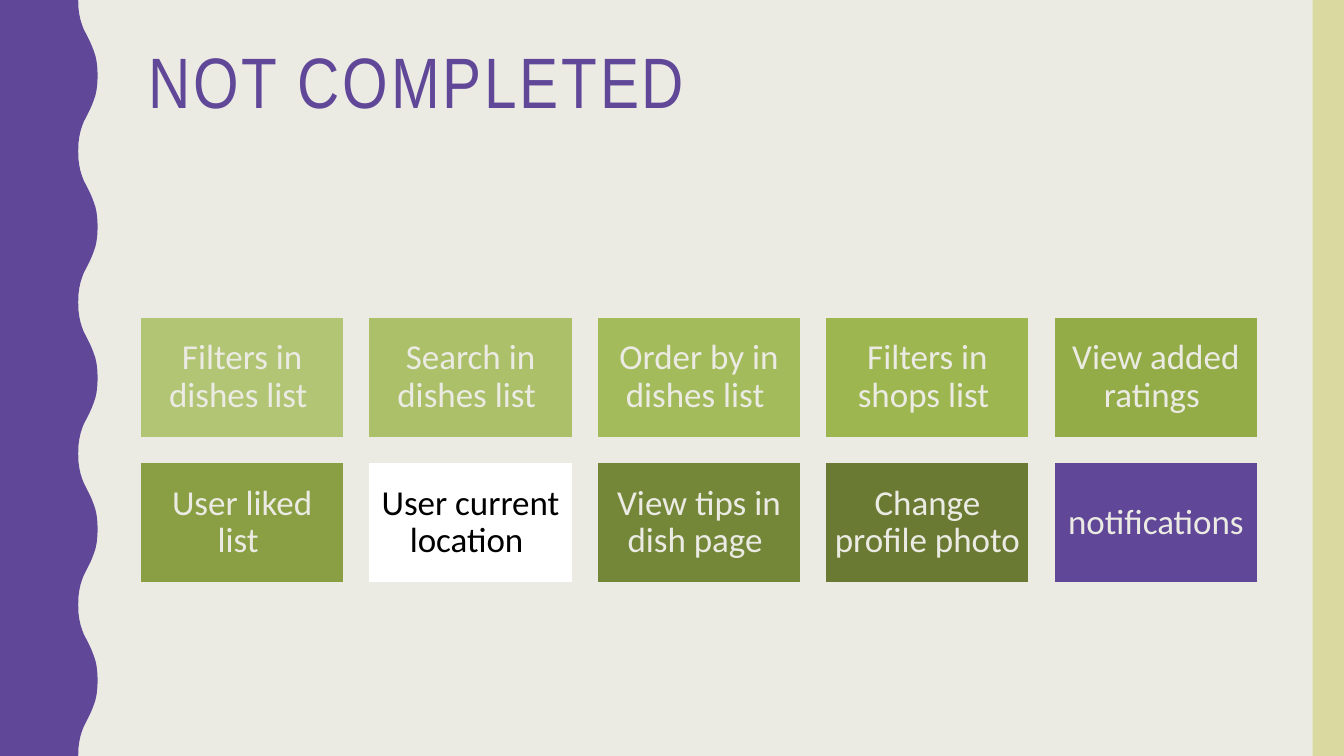
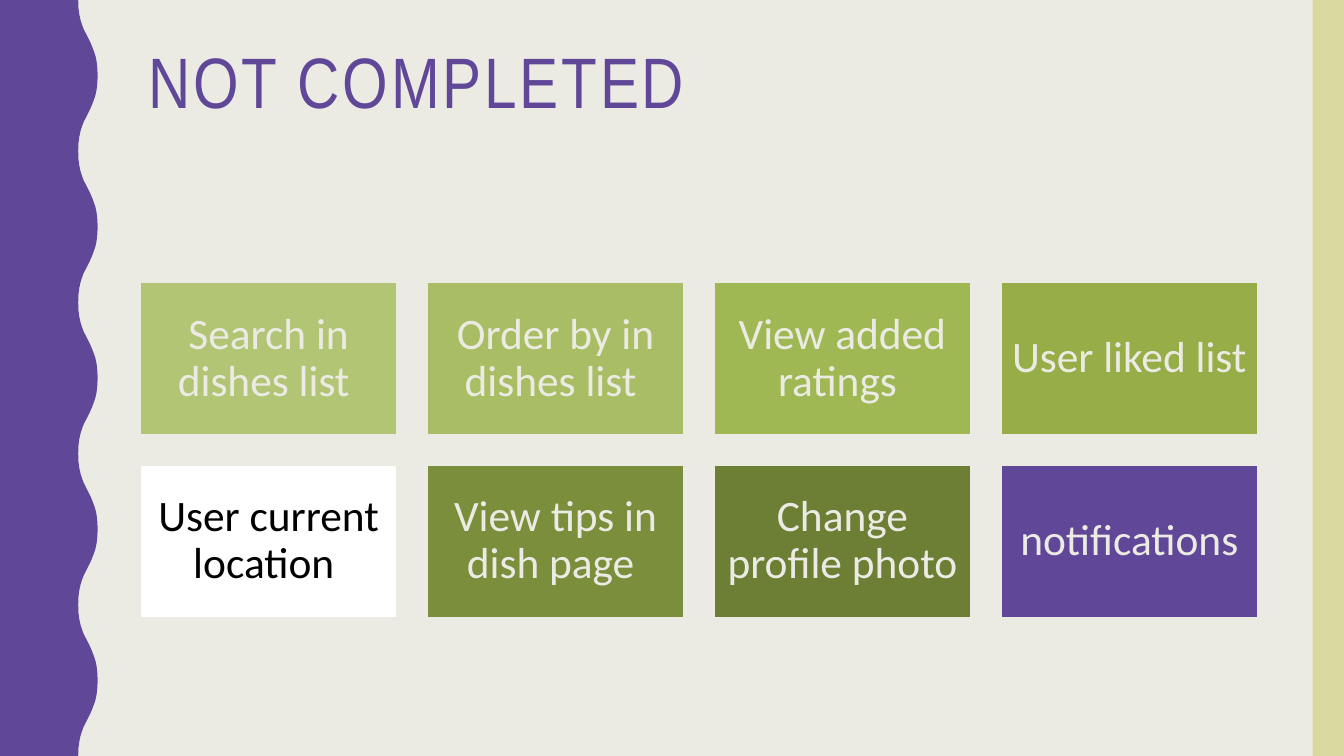
Before and after one commit to norahK/444SWE-Project, a slide deck: slide 7 of Pick a dish app.pptx. Drawn at 1344x756 pixels with LibreOffice and Linux fonts; fonts in the diff are those of the drawing. Boxes give left, top, right and bottom in pixels: in the first picture for what was removed or moved away, otherwise in the second. Text is boxed around its words. In the diff, an @@ line names an element or a change of style, - is before the commit and + after.

```diff
--- a/Pick a dish app.pptx
+++ b/Pick a dish app.pptx
@@ text "Search in dishes list": place and size @@
-text "Search in dishes list" at box(397, 345, 536, 407)
+text "Search in dishes list" at box(178, 319, 350, 396)
@@ rectangle: place and size @@
-rectangle at box(138, 316, 346, 441)
+rectangle at box(138, 280, 399, 437)
@@ text "Order by in dishes list": place and size @@
-text "Order by in dishes list" at box(619, 345, 778, 407)
+text "Order by in dishes list" at box(457, 319, 654, 396)
@@ rectangle: place and size @@
-rectangle at box(367, 316, 575, 441)
+rectangle at box(425, 280, 687, 437)
@@ rectangle at box(425, 280, 687, 437): fill #ABC068 to #A9BE64 @@
@@ text "View added ratings": place and size @@
-text "View added ratings" at box(1072, 344, 1239, 413)
+text "View added ratings" at box(739, 319, 946, 404)
@@ rectangle: place and size @@
-rectangle at box(824, 316, 1031, 441)
+rectangle at box(712, 280, 973, 437)
@@ rectangle at box(712, 280, 973, 437): fill #9EB64F to #A0B854 @@
@@ size 25 to 31 pt; more space between paragraphs in 8 elements at box(1020, 525, 1238, 556), box(728, 501, 957, 585), box(454, 501, 657, 586), box(457, 319, 654, 396), box(158, 503, 379, 579), box(178, 319, 350, 396), box(739, 319, 946, 404), box(1012, 342, 1247, 373) @@
@@ text "User liked list": place and size @@
-text "User liked list" at box(172, 490, 313, 552)
+text "User liked list" at box(1012, 342, 1247, 373)
@@ rectangle: place and size @@
-rectangle at box(1053, 316, 1260, 441)
+rectangle at box(999, 280, 1260, 437)
@@ rectangle at box(999, 280, 1260, 437): fill #94AC48 to #96AD48 @@
@@ text "User current location": place and size @@
-text "User current location" at box(382, 492, 559, 553)
+text "User current location" at box(158, 503, 379, 579)
@@ rectangle: place and size @@
-rectangle at box(138, 461, 346, 586)
+rectangle at box(138, 463, 399, 619)
@@ rectangle at box(138, 463, 399, 619): fill #8A9F43 to #FFFFFF @@
@@ text "View tips in dish page": place and size @@
-text "View tips in dish page" at box(617, 491, 780, 558)
+text "View tips in dish page" at box(454, 501, 657, 586)
@@ rectangle: place and size @@
-rectangle at box(367, 461, 575, 586)
+rectangle at box(425, 463, 687, 619)
@@ rectangle at box(425, 463, 687, 619): fill #FFFFFF to #7A8E3B @@
@@ group removed at box(169, 316, 989, 586): 2 texts, 2 rectangles @@
-Filters in dishes list
-Filters in shops list
@@ text "Change profile photo": place and size @@
-text "Change profile photo" at box(835, 490, 1020, 558)
+text "Change profile photo" at box(728, 501, 957, 585)
@@ rectangle: place and size @@
-rectangle at box(824, 461, 1031, 586)
+rectangle at box(712, 463, 973, 619)
@@ rectangle at box(712, 463, 973, 619): fill #6A7A33 to #6D7E35 @@
@@ text "notifications": place and size @@
-text "notifications" at box(1068, 510, 1244, 534)
+text "notifications" at box(1020, 525, 1238, 556)
@@ rectangle: place and size @@
-rectangle at box(1053, 461, 1260, 586)
+rectangle at box(999, 463, 1260, 619)
```
Also in this commit, not shown: 1 other slide changed, 9 other files.
